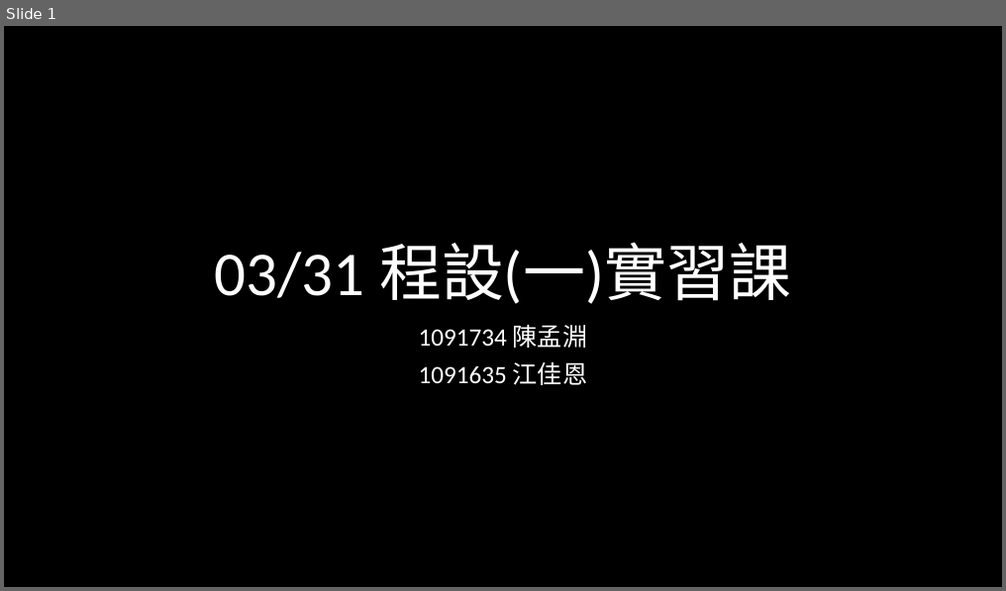
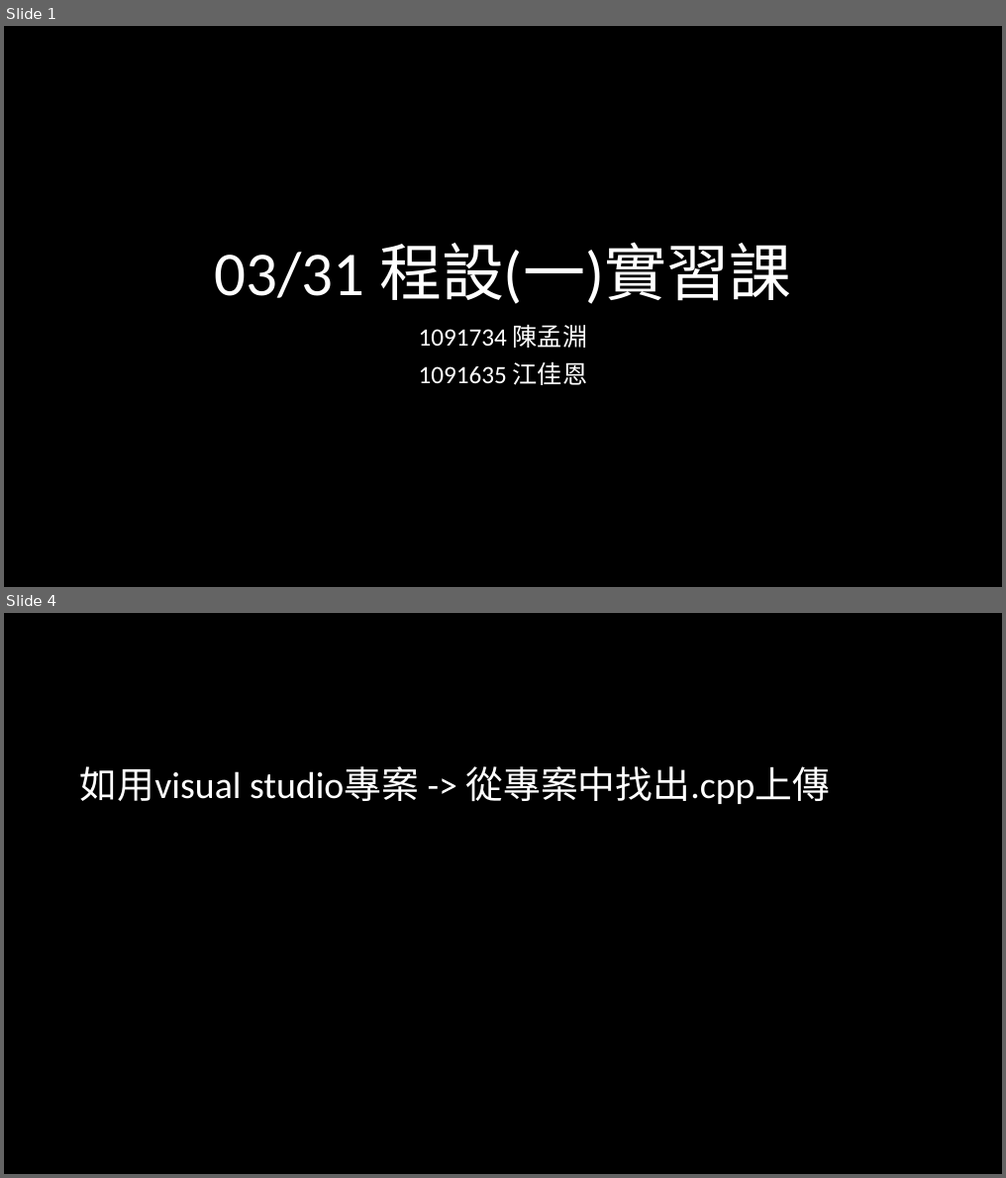
Before and after one commit to weermark/class, a slide deck: practical_class/class_ppt/0421程一實習.pptx. Shown one above the other, each under a label of ours: slide 1 before the commit, slides 1 and 4 after it; the slides between them are not shown. The pictures are 1006x591 and 1006x1178 pixels, drawn with LibreOffice and Linux fonts; fonts in the diff are those of the drawing. Boxes give left, top, right and bottom in pixels: in the first picture for what was removed or moved away, otherwise in the second. Text is boxed around its words. In the diff, an @@ line names an element or a change of style, - is before the commit and + after.

```diff
--- a/practical_class/class_ppt/0421程一實習.pptx
+++ b/practical_class/class_ppt/0421程一實習.pptx
@@ slide 4 added at box(4, 613, 1002, 1174), background #000000 @@
@@ text added at box(80, 766, 830, 804), 36 pt, text #FFFFFF @@
+如用visual studio專案 -> 從專案中找出.cpp上傳
```
Also in this commit, not shown: 1 slide changed, 15 other slides added, 1 other file.
